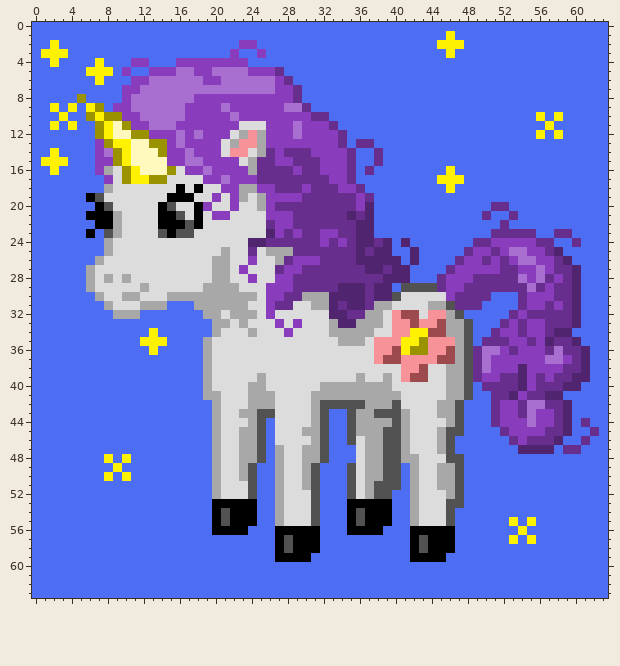
Pixel-art sprite -- Sprites/Perlihorn/PerlihornFront.png. Above: the version before the commit.
The file is 64x64 pixels.
Now the later version:
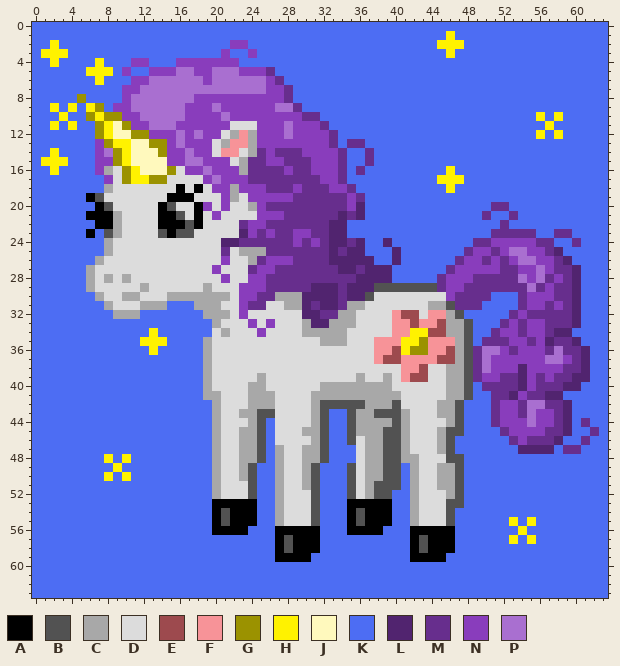
Palette (. is transparent): A #000000  B #525252  C #a8a8a8  D #dcdcdc  E #9d4a4e  F #f79398  G #9b9200  H #fff200  J #fff9bd  K #4d6df3  L #51246f  M #672e8d  N #893dbc  P #a96fd0
What changed:
Changed rows in their new state; - is an unchanged pixel.
first column x 20:
 2 --N-K------------------
 3 -NK-NK-----------------
 4 ---K-------------------
 5 ---N--MK---------------
 6 P-----NMK--------------
 7 ------N-MK-------------
 8 --------MK-------------
 9 PN-----P-MK------------
10 -PN-------M-K----------
11 --D--N--PN--MK---------
12 -DCFCN--PN---MK--------
13 DCF-CN-------MKM-K-----
14 DF-DCMNM--N---MK-MK----
15 --DCM-N-M--N--MK-MK----
16 ---CM---NM-N--MKMK-----
17 PN--M-------N-MK-------
18 N-CNN-M--NM--N-MK------
19 DNCDNN---M-----NMK-----
20 -ND-CNM--------NLK-----
21 -D---N--M-----LMLK-----
22 ---MNN-MM----LLKKK-----
23 ---LNMNM--N-MLLKKK-----
24 -LLMMM---N-NMLL--KK--K-
25 -M-CCCMMM----L-L-KKKL-K
26 DN--CMNNNMMM-LLL--KK--K
27 ND-DMNN-MM----LL---LKK-
28 DN---NMMM-------LLL-KK-
29 DDDNNNMMM--LLLM--LBBB--
30 --DNNMMCCCLLL-M--BDDD--
31 -DDNMMDDCCLML--CCDDD---
32 -CDND-D---LLMMCCDDD----
33 -D-DN-ND-DCLL-CCDDD----
34 DC--DN--D-CCC--DDD-----
35 ------------CC-DD------
Boxes around the changes in both pictures, in picture pixels (x1, y1, x2, y2):
changed: (212, 40, 419, 346)
